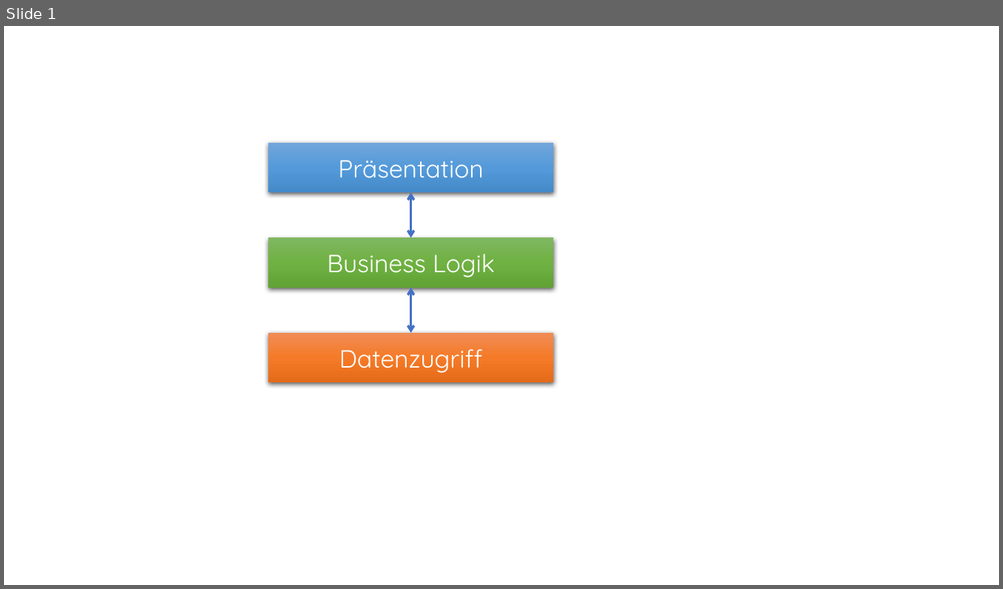
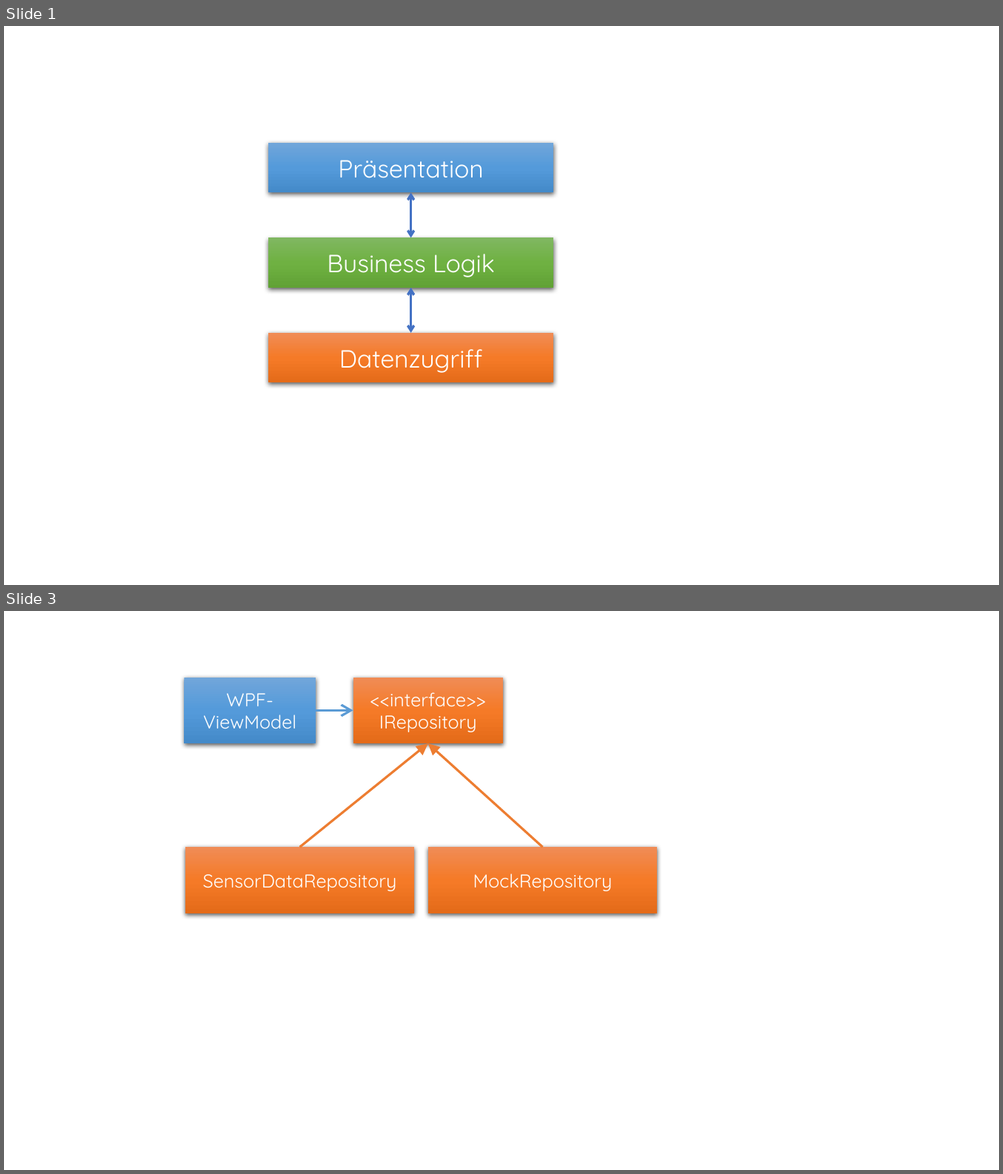
Before and after one commit to OTHRegensburgDT/dt_proj_ws16_17, a slide deck: doc/gui/Bilder/Präsentation1.pptx. Shown one above the other, each under a label of ours: slide 1 before the commit, slides 1 and 3 after it; the slides between them are not shown. The pictures are 1003x589 and 1003x1174 pixels, drawn with LibreOffice and Linux fonts; fonts in the diff are those of the drawing. Boxes give left, top, right and bottom in pixels: in the first picture for what was removed or moved away, otherwise in the second. Text is boxed around its words. In the diff, an @@ line names an element or a change of style, - is before the commit and + after.

```diff
--- a/doc/gui/Bilder/Präsentation1.pptx
+++ b/doc/gui/Bilder/Präsentation1.pptx
@@ slide 3 added at [4, 611, 999, 1170], background #FFFFFF @@
@@ rectangle added at [184, 678, 315, 743], fill gradient #71A6DB to #559BDB to #448ACA, 18 pt, text #FFFFFF @@
+WPF-ViewModel
@@ rectangle added at [353, 678, 504, 743], fill gradient #F18C57 to #F67B28 to #E56C19, 18 pt, text #FFFFFF @@
+<<interface>>
+IRepository
@@ arrow added from (316, 710) to (353, 710), #5B9BD5 2.25 pt @@
@@ arrow added from (299, 848) to (428, 743), #ED7D31 2.25 pt @@
@@ arrow added from (543, 848) to (428, 743), #ED7D31 2.25 pt @@
@@ rectangle added at [185, 848, 415, 914], fill gradient #F18C57 to #F67B28 to #E56C19, 18 pt, text #FFFFFF @@
+SensorDataRepository
@@ rectangle added at [428, 848, 657, 914], fill gradient #F18C57 to #F67B28 to #E56C19, 18 pt, text #FFFFFF @@
+MockRepository
```
Also in this commit, not shown: 1 slide changed, 4 other files.
